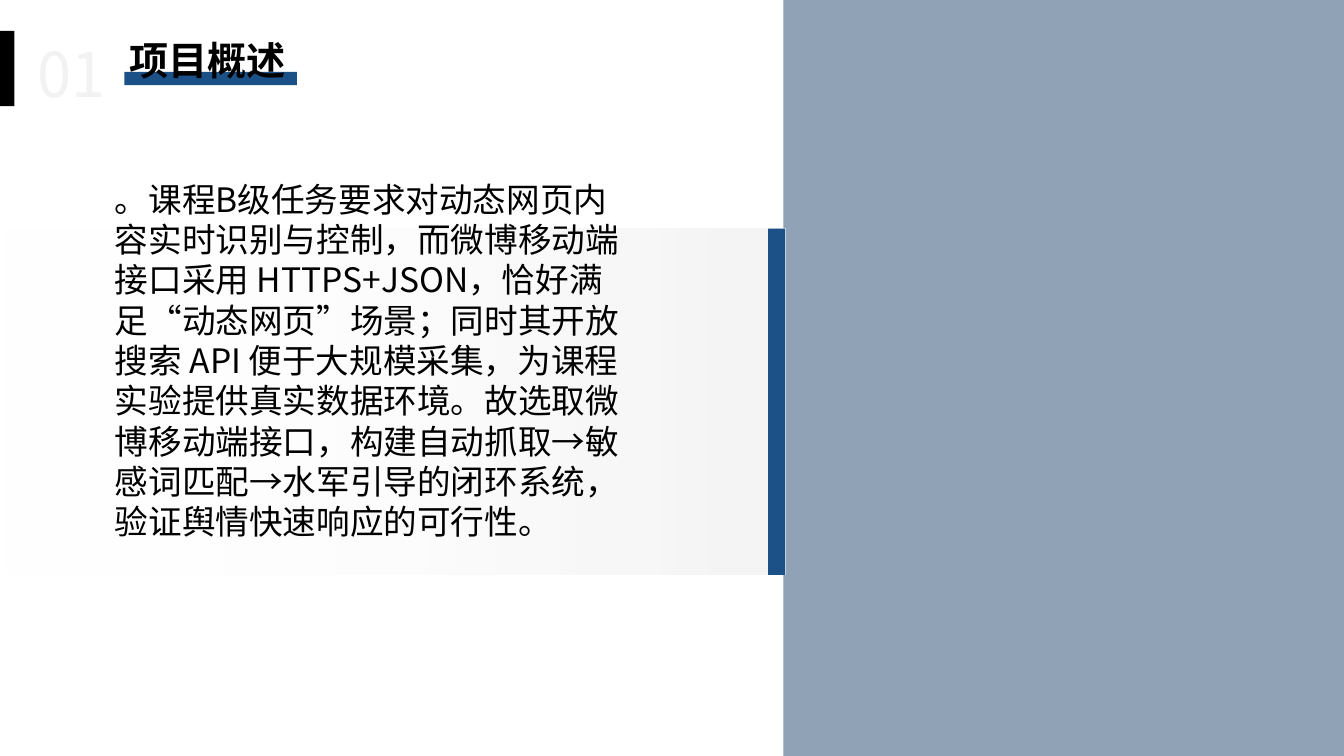
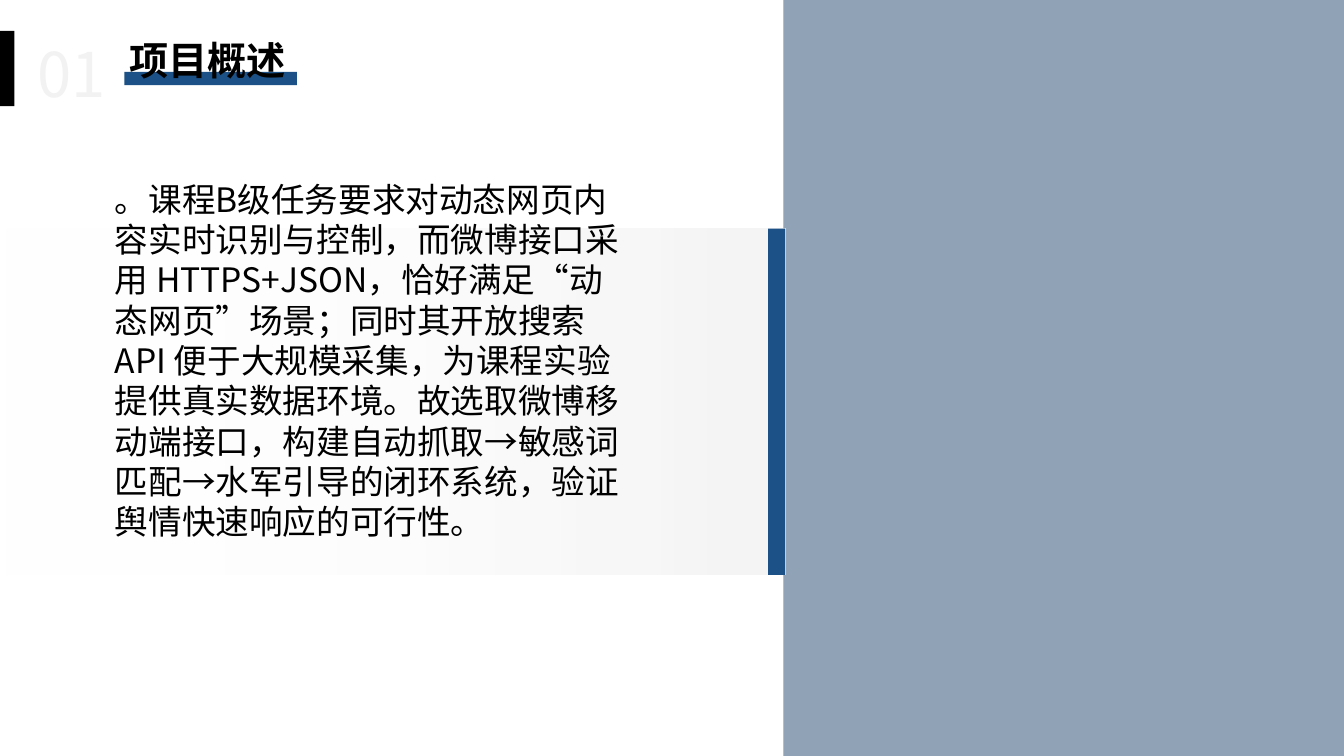
Before and after one commit to LJT-warehouse/weibo_crawler, a slide deck: slide 3 of 开题答辩报告.pptx. Drawn at 1344x756 pixels with LibreOffice and Linux fonts; fonts in the diff are those of the drawing; grey boxes stand for pictures. Boxes give left, top, right and bottom in pixels: in the first picture for what was removed or moved away, otherwise in the second. Text is boxed around its words. In the diff, an @@ line names an element or a change of style, - is before the commit and + after.

```diff
--- a/开题答辩报告.pptx
+++ b/开题答辩报告.pptx
@@ text at (115, 183, 619, 537): text changed @@
-。课程B级任务要求对动态网页内容实时识别与控制，而微博移动端接口采用 HTTPS+JSON，恰好满足“动态网页”场景；同时其开放搜索 API 便于大规模采集，为课程实验提供真实数据环境。故选取微博移动端接口，构建自动抓取→敏感词匹配→水军引导的闭环系统，验证舆情快速响应的可行性。
+。课程B级任务要求对动态网页内容实时识别与控制，而微博接口采用 HTTPS+JSON，恰好满足“动态网页”场景；同时其开放搜索 API 便于大规模采集，为课程实验提供真实数据环境。故选取微博移动端接口，构建自动抓取→敏感词匹配→水军引导的闭环系统，验证舆情快速响应的可行性。
```
Also in this commit, not shown: 2 other files.
